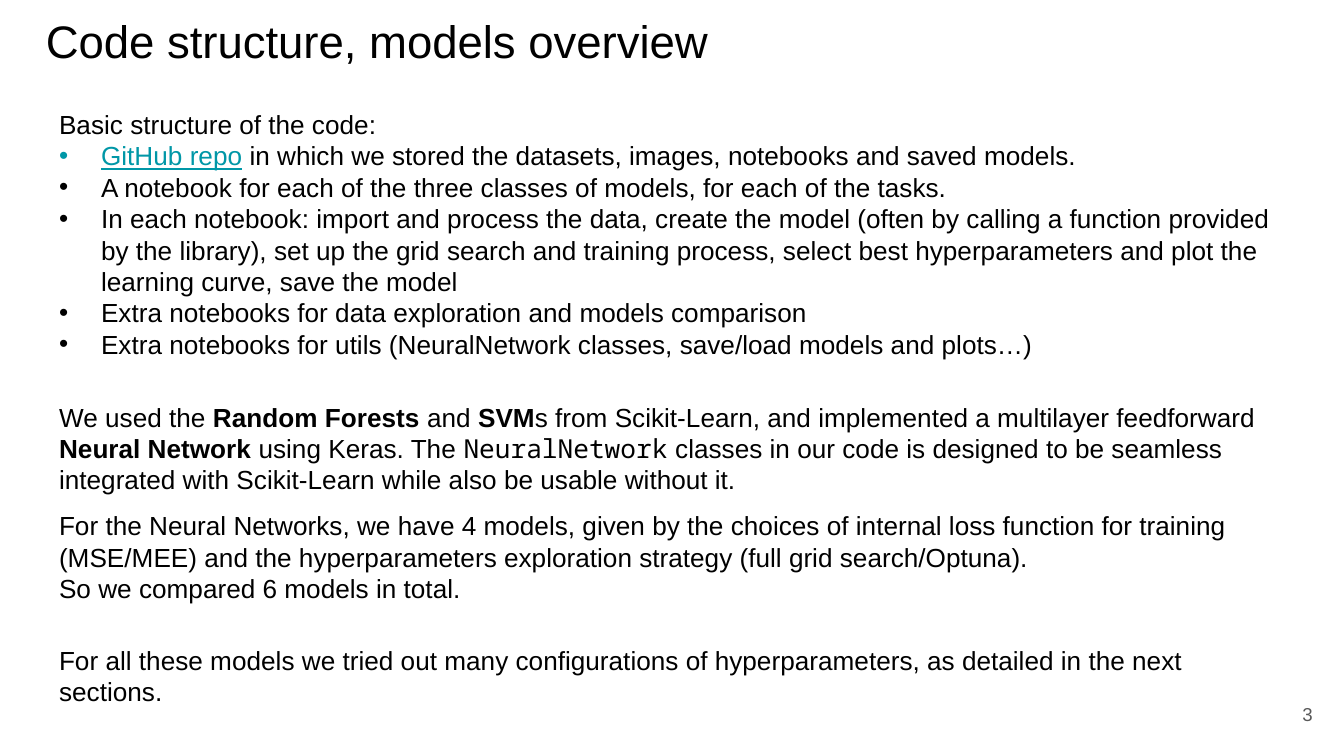
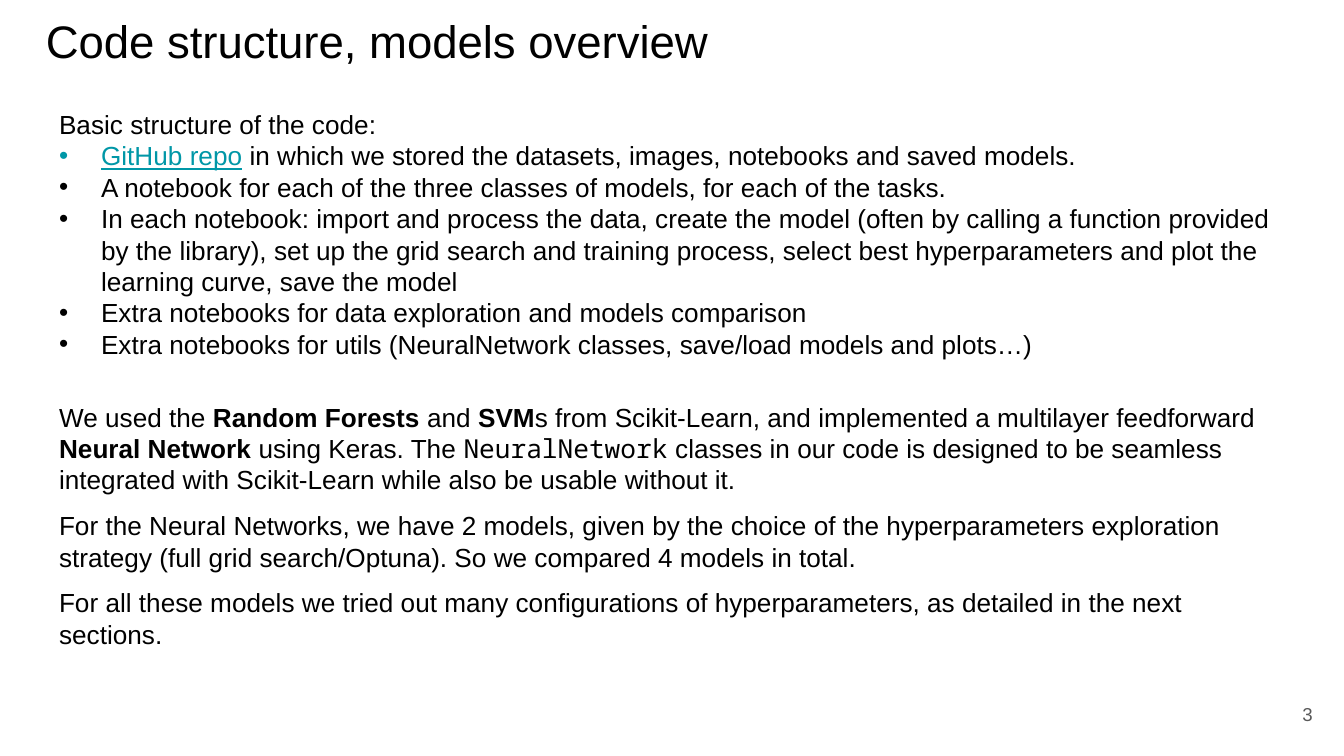
Before and after one commit to paolo-junior-mollica/machine-learning-project, a slide deck: slide 3 of relazione/ML-2023-PRJ-Slides-Demo.pptx. Drawn at 1344x756 pixels with LibreOffice and Linux fonts; fonts in the diff are those of the drawing. Boxes give left, top, right and bottom in pixels: in the first picture for what was removed or moved away, otherwise in the second. Text is boxed around its words. In the diff, an @@ line names an element or a change of style, - is before the commit and + after.

```diff
--- a/relazione/ML-2023-PRJ-Slides-Demo.pptx
+++ b/relazione/ML-2023-PRJ-Slides-Demo.pptx
@@ text at [59,516,1220,573]: text changed @@
-For the Neural Networks, we have 4 models, given by the choices of internal loss function for training (MSE/MEE) and the hyperparameters exploration strategy (full grid search/Optuna).
-So we compared 6 models in total.
+For the Neural Networks, we have 2 models, given by the choice of the hyperparameters exploration strategy (full grid search/Optuna). So we compared 4 models in total.
@@ text "For all these models we ...": place and size @@
-text "For all these models we ..." at [59,651,1181,702]
+text "For all these models we ..." at [59,593,1181,645]
```
Also in this commit, not shown: 5 other slides changed, 1 slide added, 2 slides removed.
